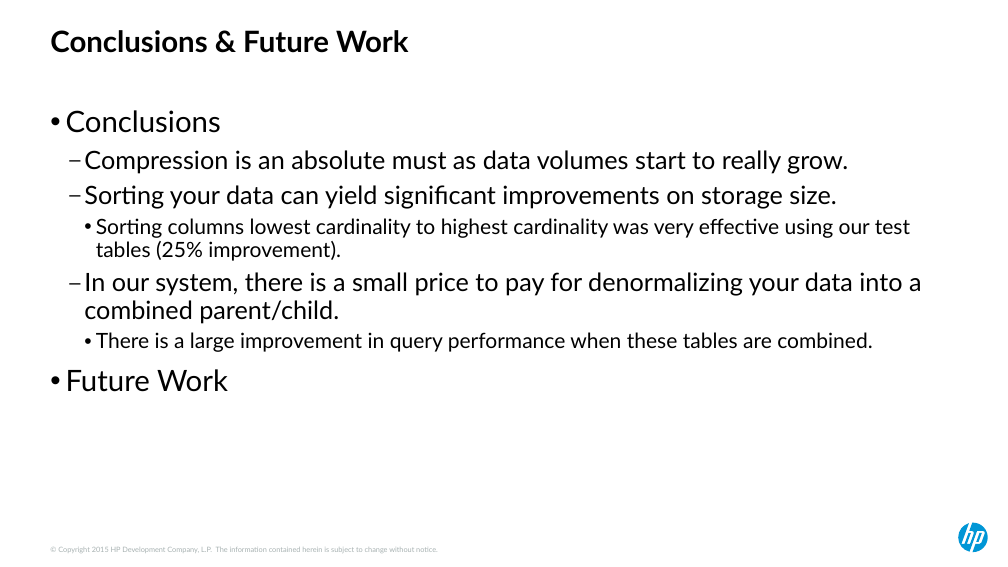
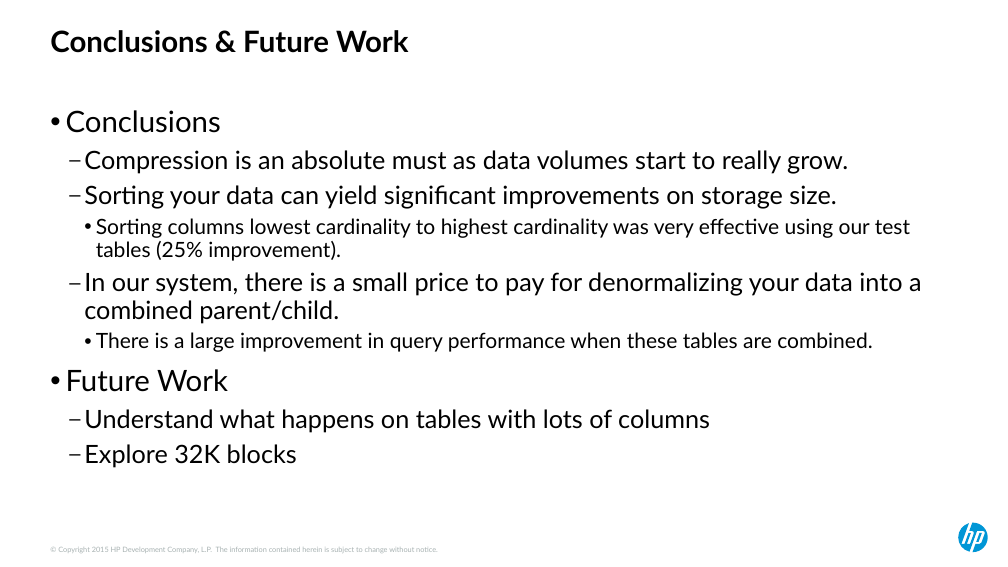
Before and after one commit to Dyland28/HP-Data-Compression, a slide deck: slide 22 of compression_sand_weiss_hotsos_2018.pptx (slide 21 before the commit). Drawn at 1008x567 pixels with LibreOffice and Linux fonts; fonts in the diff are those of the drawing. Boxes give left, top, right and bottom in pixels: in the first picture for what was removed or moved away, otherwise in the second. Text is boxed around its words. In the diff, an @@ line names an element or a change of style, - is before the commit and + after.

```diff
--- a/compression_sand_weiss_hotsos_2018.pptx
+++ b/compression_sand_weiss_hotsos_2018.pptx
@@ text at <box>84,409,710,468</box>: paragraphs added @@
+  – Understand what happens on tables with lots of columns
+  – Explore 32K blocks
```
Also in this commit, not shown: 1 other slide changed, 1 slide added.
